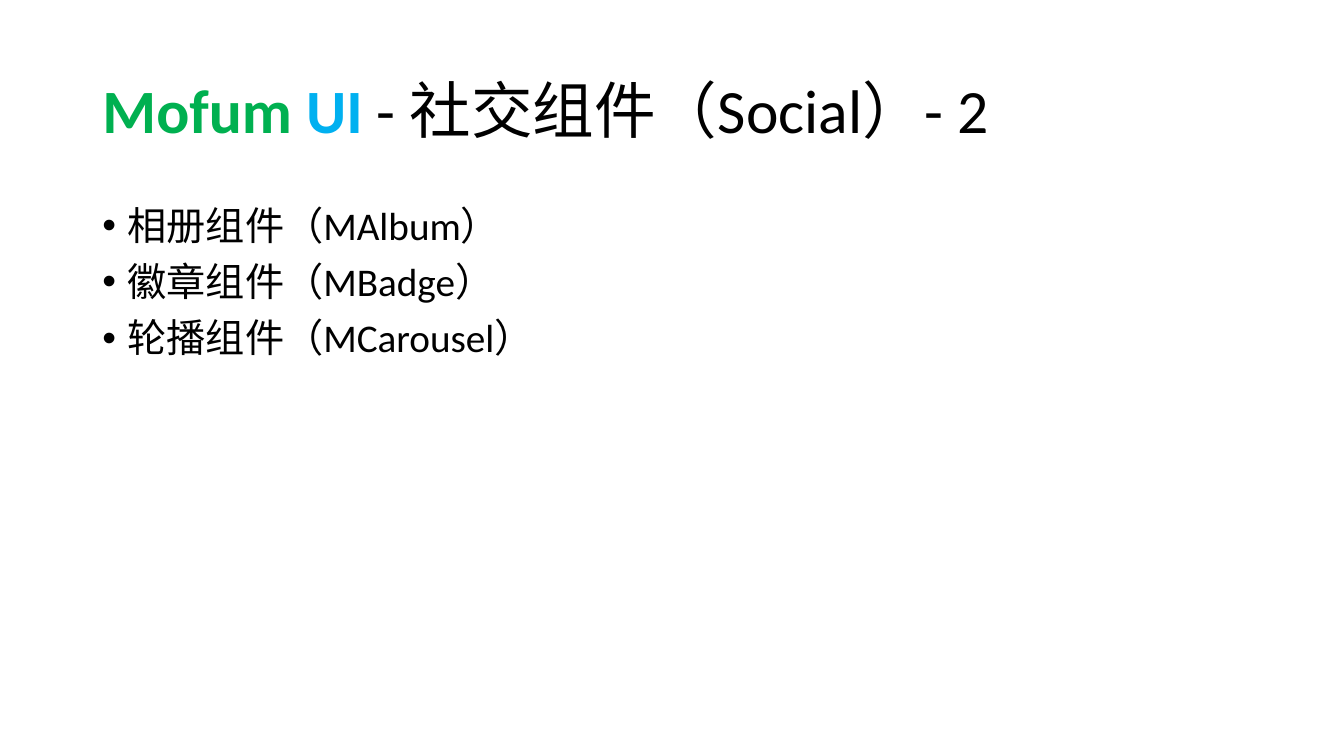
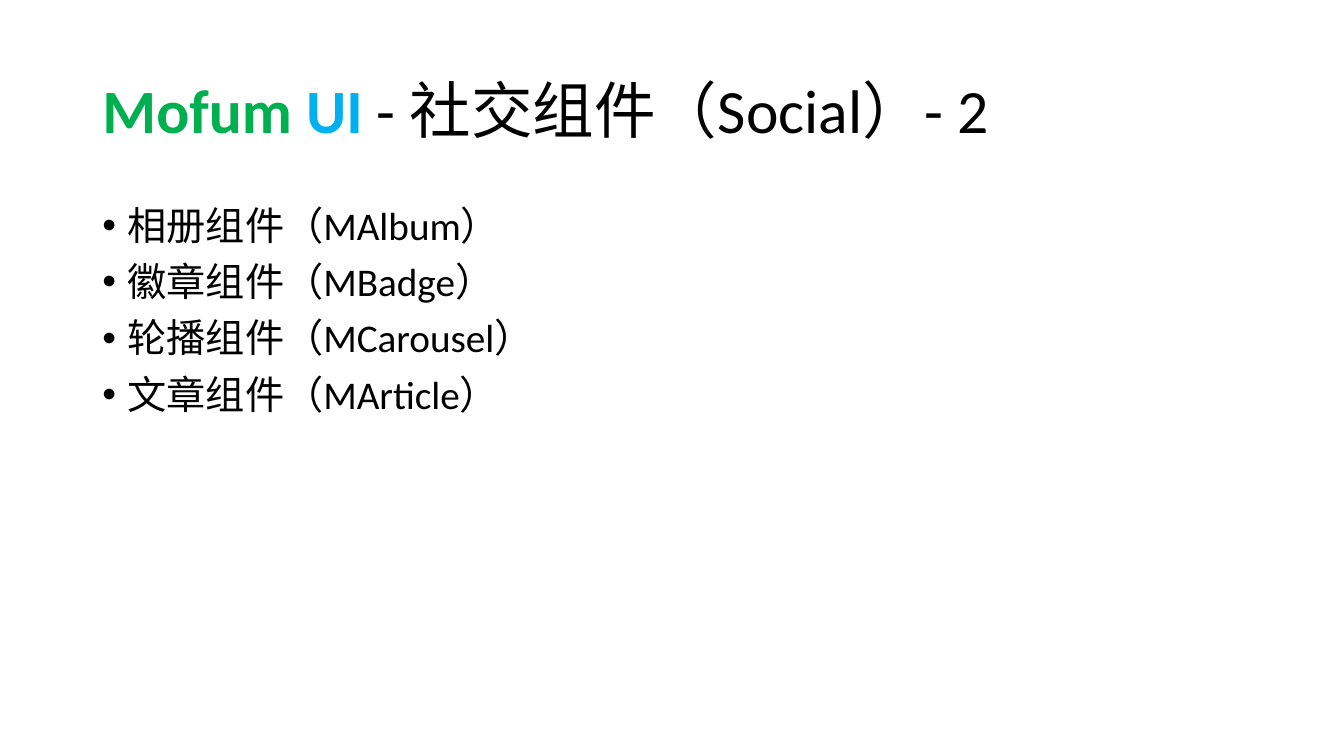
Before and after one commit to mofumui/mofumui-R0508, a slide deck: slide 16 of doc/MofumUI设计.pptx (slide 15 before the commit). Drawn at 1344x756 pixels with LibreOffice and Linux fonts; fonts in the diff are those of the drawing. Boxes give left, top, right and bottom in pixels: in the first picture for what was removed or moved away, otherwise in the second. Text is boxed around its words. In the diff, an @@ line names an element or a change of style, - is before the commit and + after.

```diff
--- a/doc/MofumUI设计.pptx
+++ b/doc/MofumUI设计.pptx
@@ text at bbox=[128, 375, 500, 413]: paragraph added @@
+• 文章组件（MArticle）
```
Also in this commit, not shown: 1 other slide changed, 3 slides added, 9 other files.
